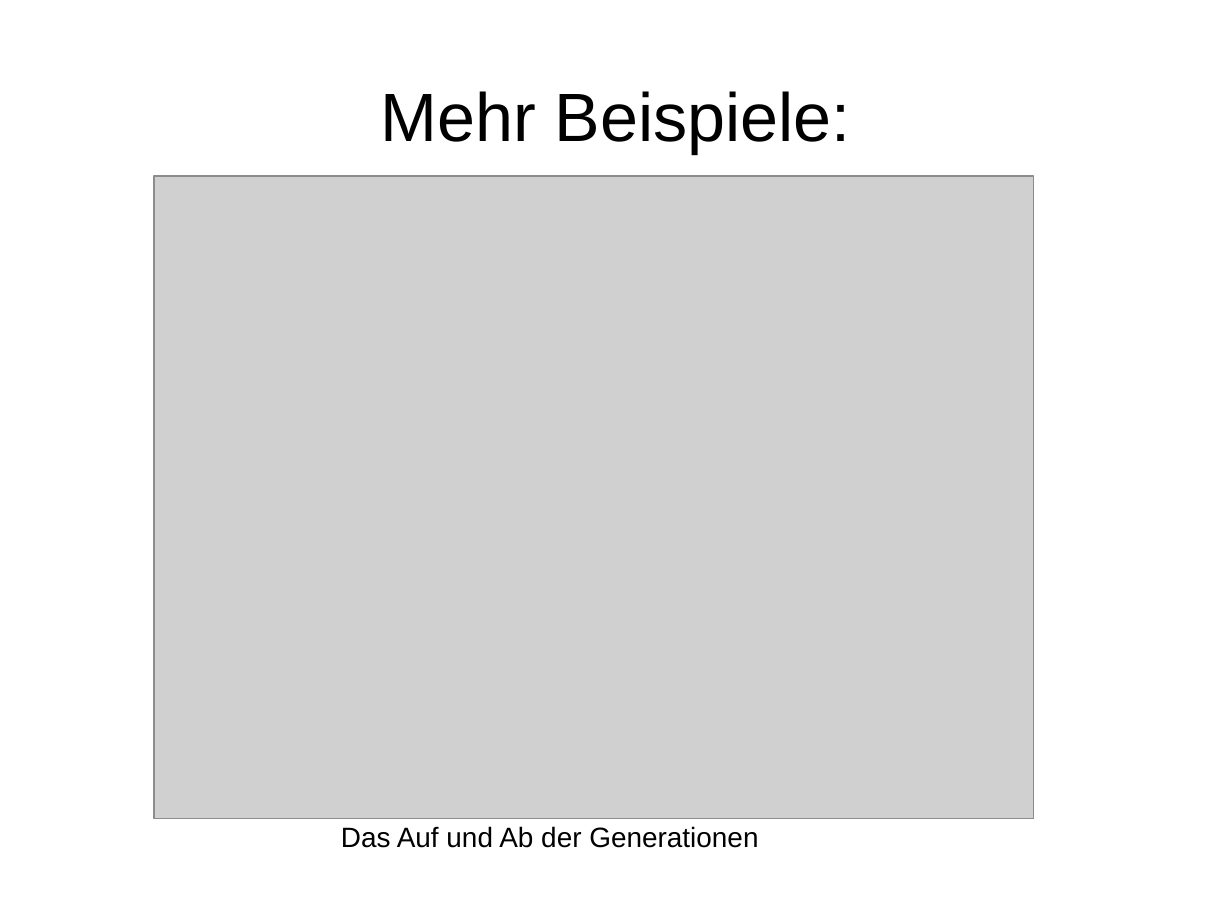
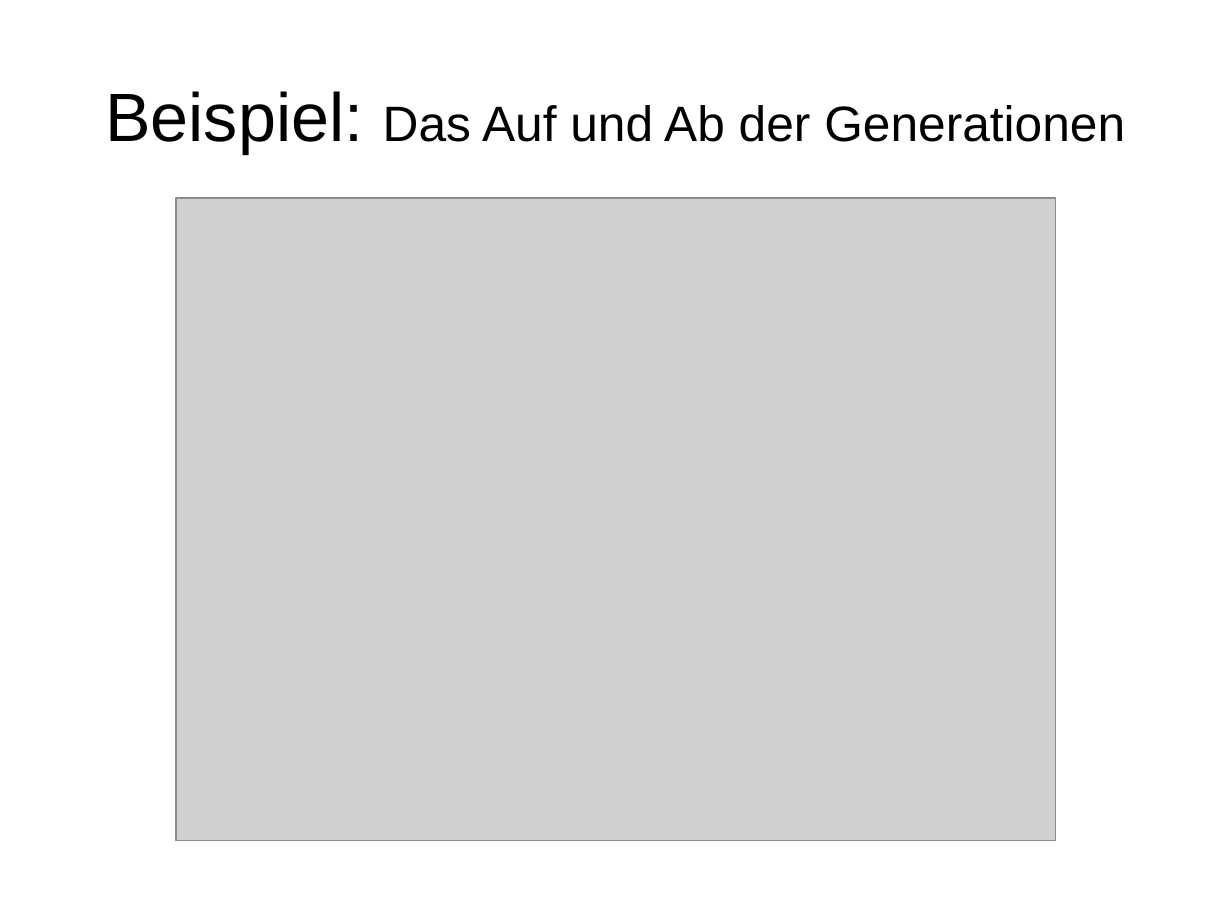
Before and after one commit to wsmirnow/Sugarscape, a slide deck: slide 32 of Presentation/Presentation.odp. Drawn at 1232x924 pixels with LibreOffice and Linux fonts; fonts in the diff are those of the drawing; grey boxes stand for pictures. Boxes give left, top, right and bottom in pixels: in the first picture for what was removed or moved away, otherwise in the second. Text is boxed around its words. In the diff, an @@ line names an element or a change of style, - is before the commit and + after.

```diff
--- a/Presentation/Presentation.odp
+++ b/Presentation/Presentation.odp
@@ title "Beispiel: Das Auf und Ab ..." at [105, 91, 1125, 153]: vertical alignment top to middle @@
@@ title at [105, 91, 1125, 153]: text changed; size 18 to 32 pt @@
-Das Auf und Ab der Generationen
+Beispiel: Das Auf und Ab der Generationen
@@ title removed at [380, 91, 851, 153] @@
-Mehr Beispiele:
@@ picture: place and size @@
-picture at [154, 176, 1034, 818]
+picture at [176, 198, 1055, 841]
```
Also in this commit, not shown: 3 slides added, 2 slides removed, 2 other files.
